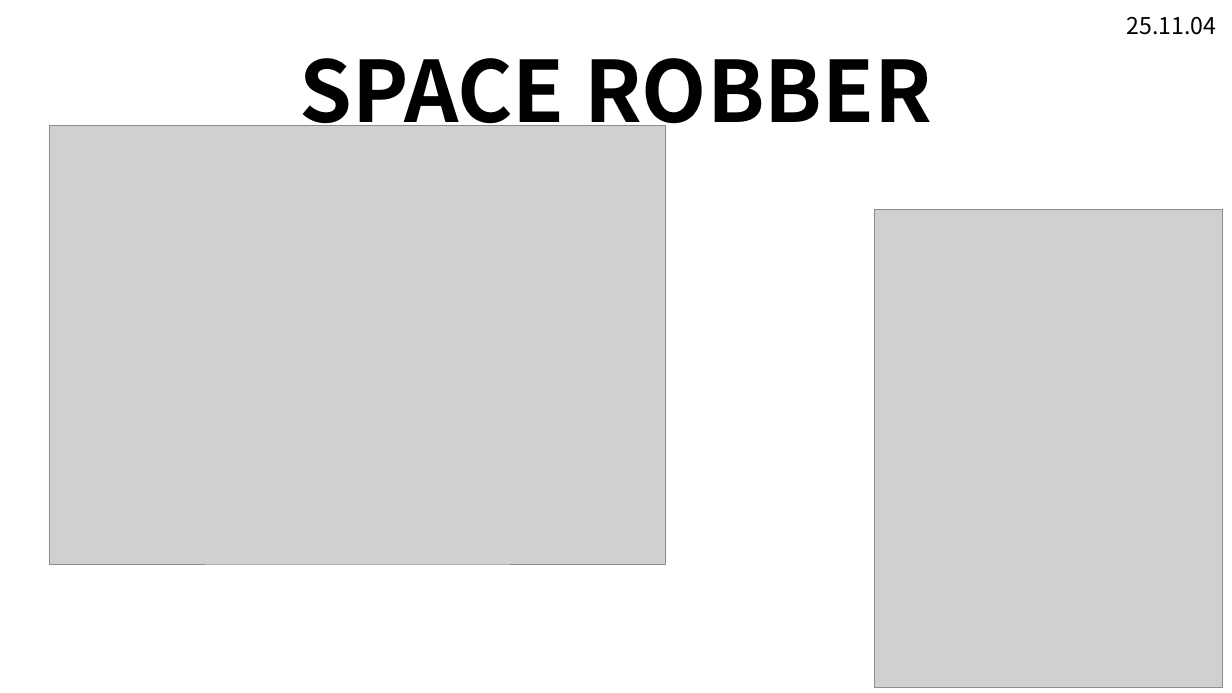
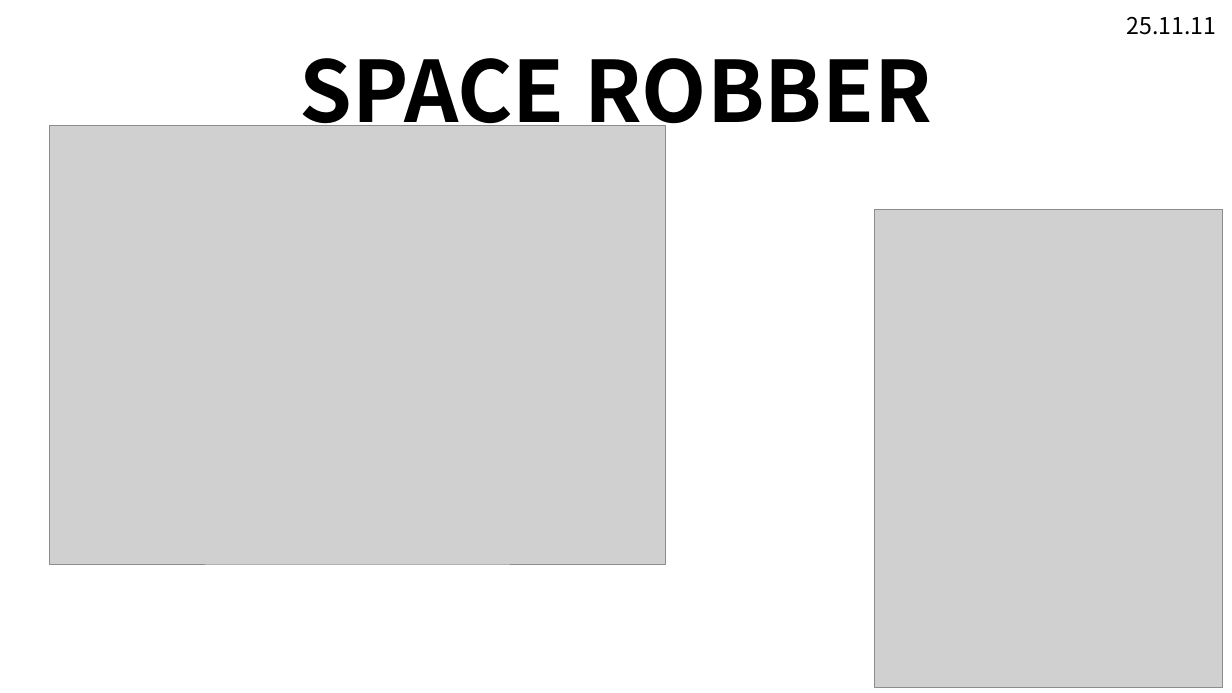
Before and after one commit to kimi5231/B1A2_project, a slide deck: slide 1 of 기획/SPACE ROBBER_기획서.pptx. Drawn at 1232x693 pixels with LibreOffice and Linux fonts; fonts in the diff are those of the drawing; grey boxes stand for pictures. Boxes give left, top, right and bottom in pixels: in the first picture for what was removed or moved away, otherwise in the second. Text is boxed around its words. In the diff, an @@ line names an element or a change of style, - is before the commit and + after.

```diff
--- a/기획/SPACE ROBBER_기획서.pptx
+++ b/기획/SPACE ROBBER_기획서.pptx
@@ text at [1127,16,1217,35]: text changed @@
-25.11.04
+25.11.11
```
Also in this commit, not shown: 14 other slides changed, 3 slides added.
